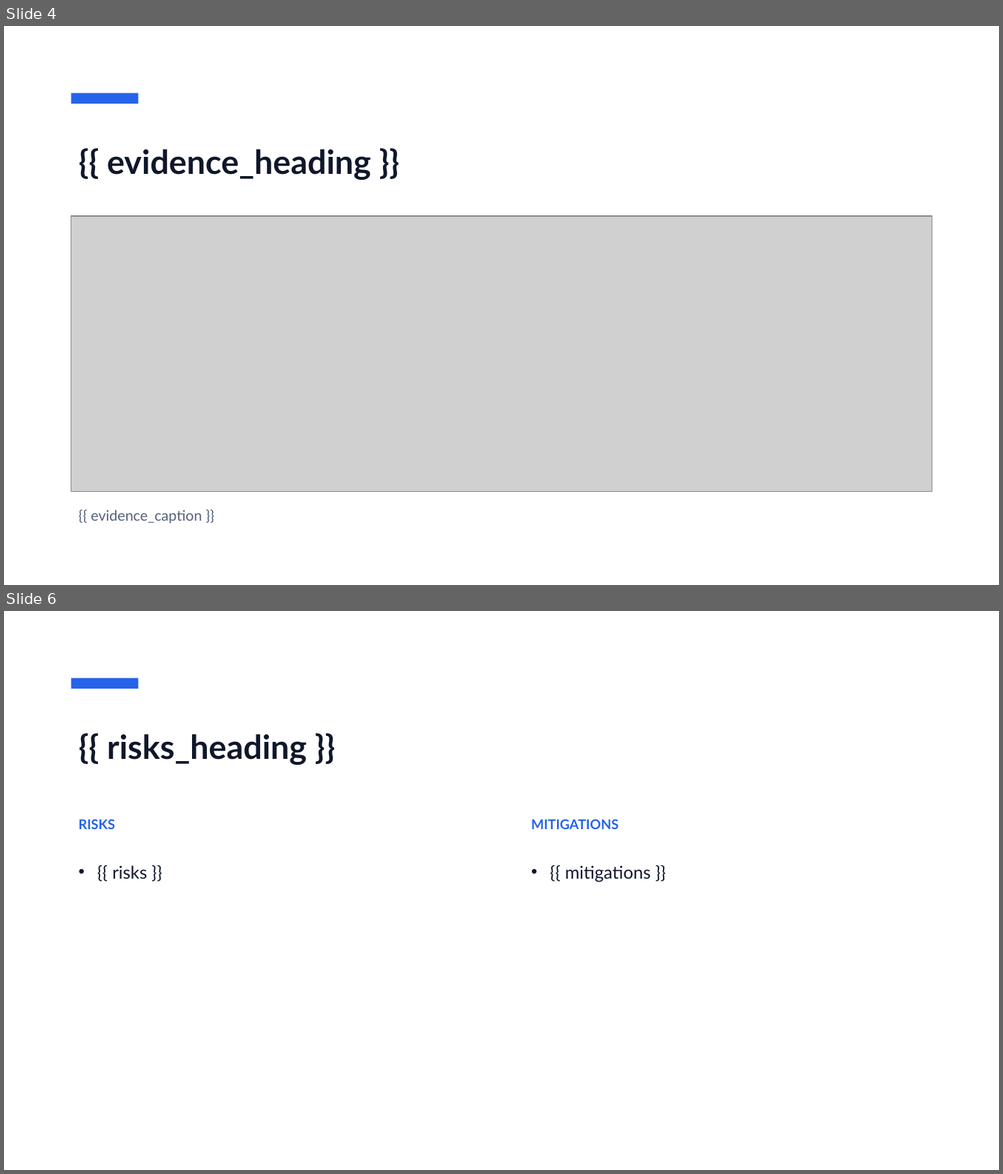
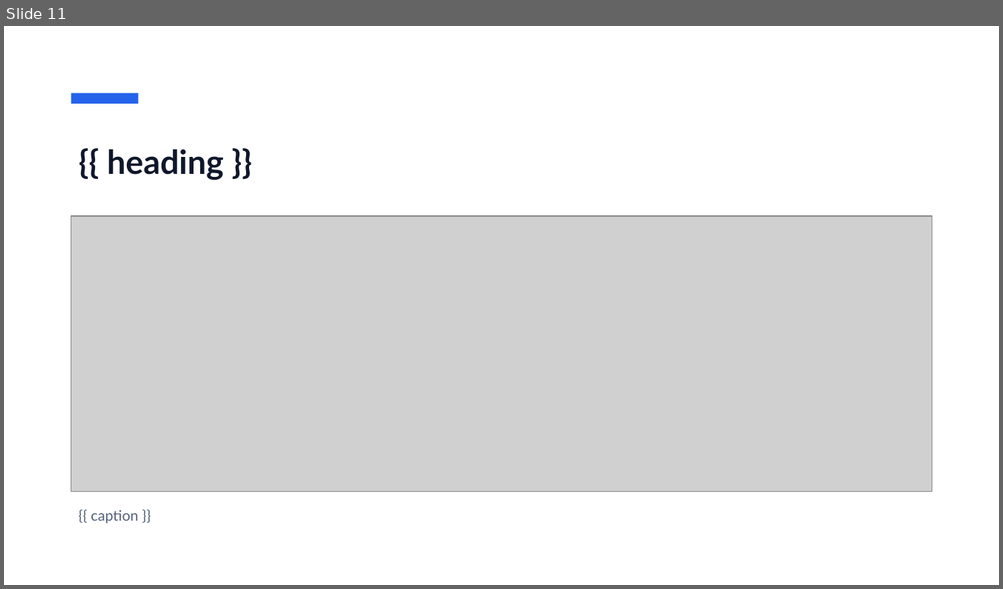
Before and after one commit to DolfusNegunda/doc_skills, a slide deck: building-document-templates/registry/_builtin/exec_update/template.pptx. Shown one above the other, each under a label of ours: slides 4 and 6 before the commit, slide 11 after it; the slides between them are not shown. The pictures are 1003x1174 and 1003x589 pixels, drawn with LibreOffice and Linux fonts; fonts in the diff are those of the drawing; grey boxes stand for pictures. Boxes give left, top, right and bottom in pixels: in the first picture for what was removed or moved away, otherwise in the second. Text is boxed around its words. In the diff, an @@ line names an element or a change of style, - is before the commit and + after.

```diff
--- a/building-document-templates/registry/_builtin/exec_update/template.pptx
+++ b/building-document-templates/registry/_builtin/exec_update/template.pptx
@@ slide 6 removed at (4,611,999,1170), background #FFFFFF @@
@@ rectangle removed at (71,678,138,689) @@
@@ title removed at (107,734,307,765) @@
-{{ risks_heading }}
@@ text removed at (79,819,115,829) @@
-RISKS
@@ text removed at (531,819,618,829) @@
-MITIGATIONS
@@ text removed at (112,866,147,879) @@
-• {{ risks }}
@@ text removed at (565,866,651,883) @@
-• {{ mitigations }}
@@ what was slide 4 is now slide 11 @@
@@ slide 11 changed as well @@
@@ title at (107,149,224,180): text changed @@
-{{ evidence_heading }}
+{{ heading }}
@@ text at (91,511,138,524): text changed @@
-{{ evidence_caption }}
+{{ caption }}
```
Also in this commit, not shown: 3 other slides changed, 10 slides added, 2 other slides removed, 13 other files.
